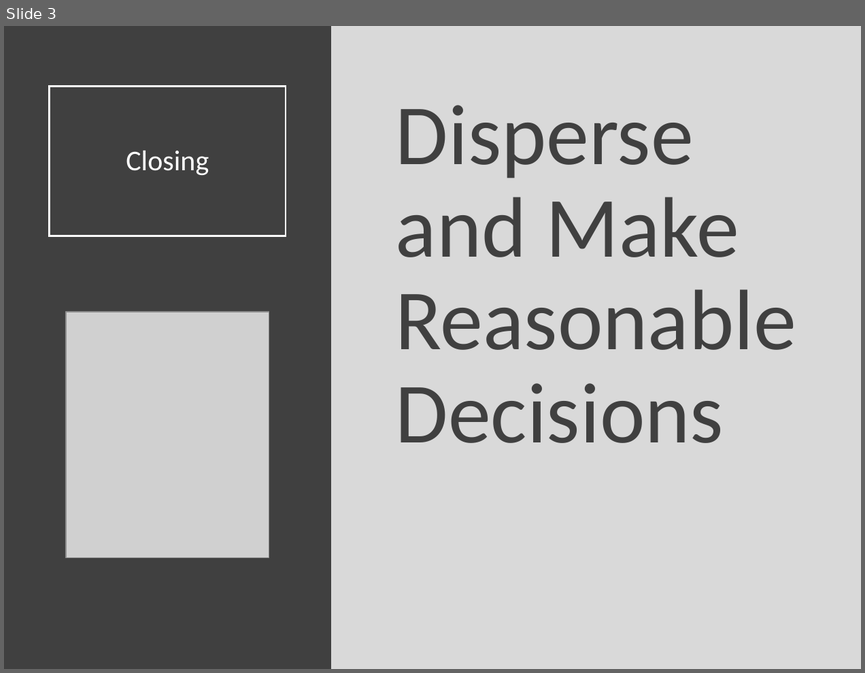
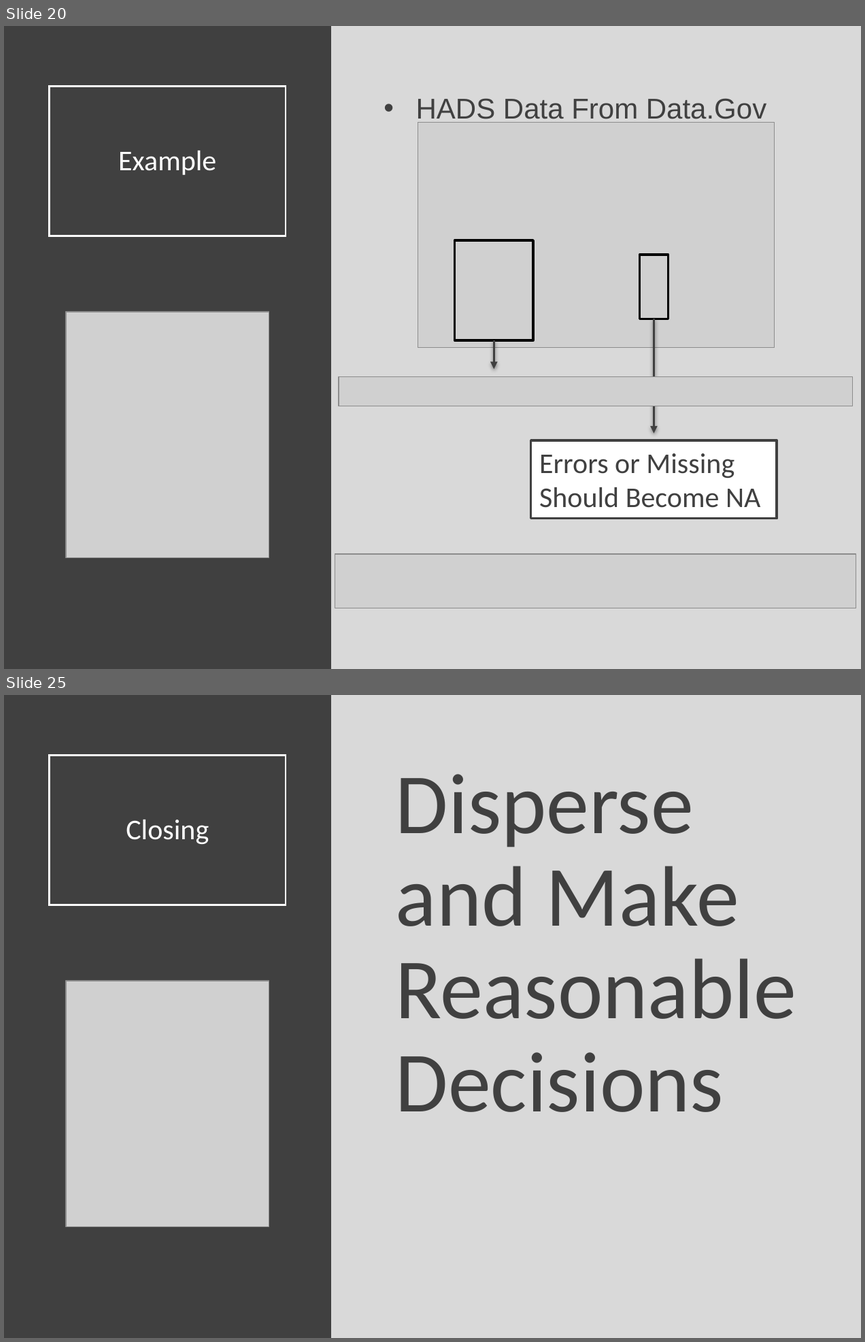
Before and after one commit to Yixf-Self/STOR320_WEBSITE, a slide deck: Lecture/Lecture 11/Lecture 11.pptx. Shown one above the other, each under a label of ours: slide 3 before the commit, slides 20 and 25 after it; the slides between them are not shown. The pictures are 865x673 and 865x1342 pixels, drawn with LibreOffice and Linux fonts; fonts in the diff are those of the drawing; grey boxes stand for pictures. Boxes give left, top, right and bottom in pixels: in the first picture for what was removed or moved away, otherwise in the second. Text is boxed around its words. In the diff, an @@ line names an element or a change of style, - is before the commit and + after.

```diff
--- a/Lecture/Lecture 11/Lecture 11.pptx
+++ b/Lecture/Lecture 11/Lecture 11.pptx
@@ slide 20 added at (x1=4, y1=26, x2=861, y2=669), background #D9D9D9 @@
@@ rectangle added at (x1=4, y1=26, x2=331, y2=669), fill #404040 @@
@@ title added at (x1=50, y1=86, x2=286, y2=236), outline #FFFFFF 1.5 pt, 24 pt, text #FFFFFF @@
+Example
@@ text added at (x1=416, y1=98, x2=766, y2=125), 24 pt, text #404040 @@
+• HADS Data From Data.Gov
@@ picture added at (x1=418, y1=122, x2=774, y2=347) @@
@@ rectangle added at (x1=455, y1=240, x2=534, y2=340), outline #000000 2 pt @@
@@ rectangle added at (x1=640, y1=254, x2=668, y2=319), outline #000000 2 pt @@
@@ picture added at (x1=66, y1=312, x2=269, y2=557) @@
@@ arrow added from (653, 319) to (653, 433), #404040 2 pt @@
@@ arrow added from (494, 340) to (494, 369), #404040 2 pt @@
@@ picture added at (x1=339, y1=376, x2=853, y2=405) @@
@@ rectangle added at (x1=531, y1=441, x2=777, y2=518), fill #FFFFFF, outline #404040 2 pt, 24 pt, text #404040 @@
+Errors or Missing
+Should Become NA
@@ picture added at (x1=334, y1=554, x2=855, y2=608) @@
@@ what was slide 3 is now slide 25 @@
```
Also in this commit, not shown: 21 other slides added, 10 other files.
